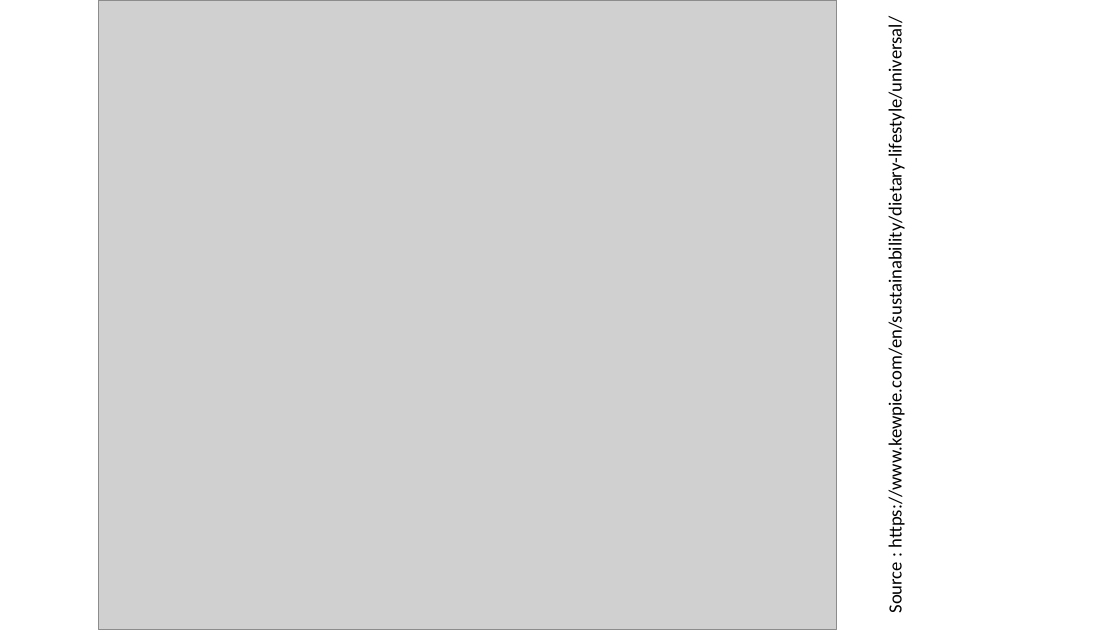
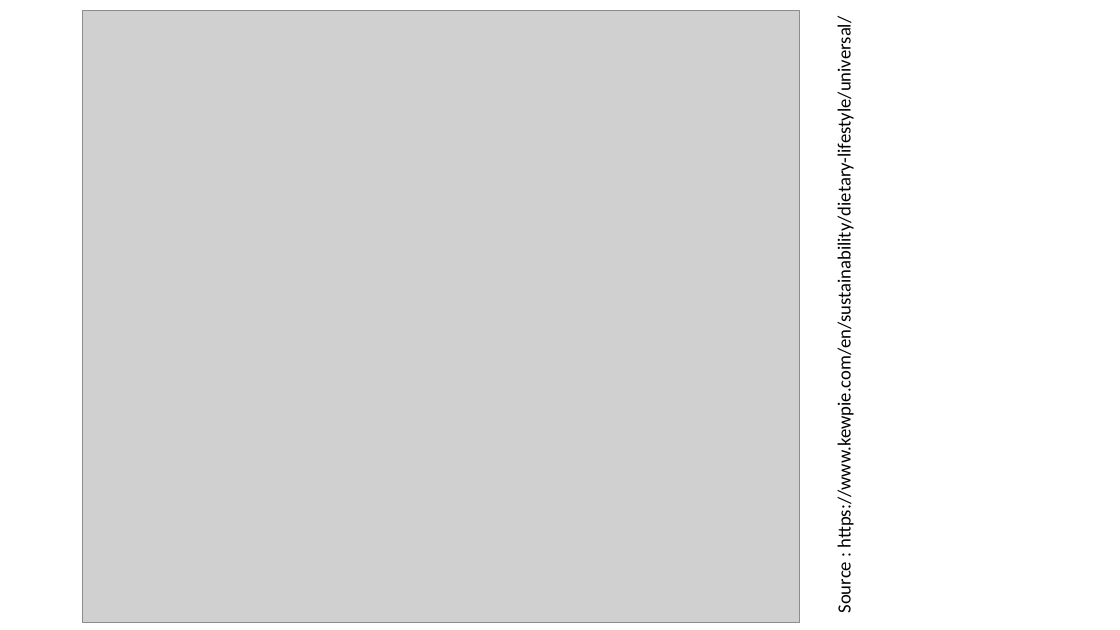
Before and after one commit to vaishnavitv/Assets-and-Publications, a slide deck: slide 24 of Speaking-Engagements/2024/Accessiblity/ND-Product-Design.pptx (slide 23 before the commit). Drawn at 1120x630 pixels with LibreOffice and Linux fonts; fonts in the diff are those of the drawing; grey boxes stand for pictures. Boxes give left, top, right and bottom in pixels: in the first picture for what was removed or moved away, otherwise in the second. Text is boxed around its words. In the diff, an @@ line names an element or a change of style, - is before the commit and + after.

```diff
--- a/Speaking-Engagements/2024/Accessiblity/ND-Product-Design.pptx
+++ b/Speaking-Engagements/2024/Accessiblity/ND-Product-Design.pptx
@@ picture: place and size @@
-picture at (99,0,837,629)
+picture at (83,11,800,623)
@@ text "Source : https://www.kewpie.com/en/sustainability/dietary-li ...": place and size @@
-text "Source : https://www.kewpie.com/en/sustainability/dietary-li ..." at (884,70,907,613)
+text "Source : https://www.kewpie.com/en/sustainability/dietary-li ..." at (833,70,856,613)
```
Also in this commit, not shown: 11 other slides changed, 2 slides added, 1 other file.
